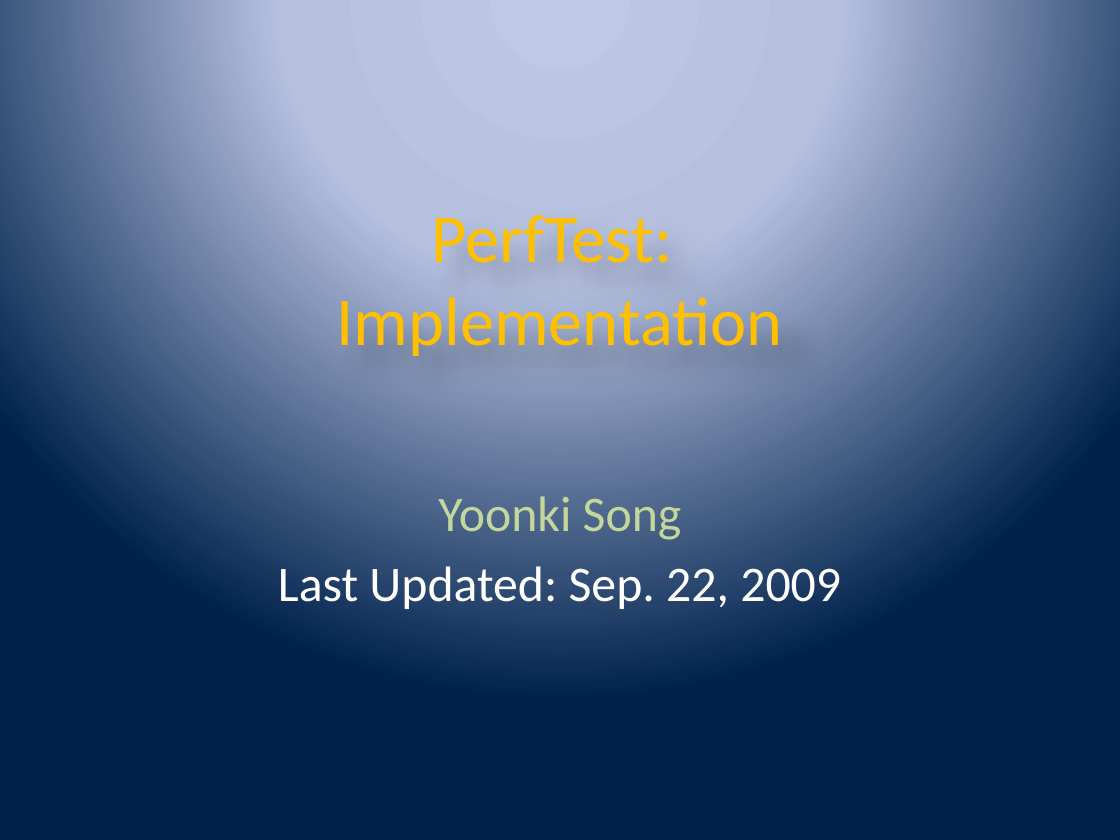
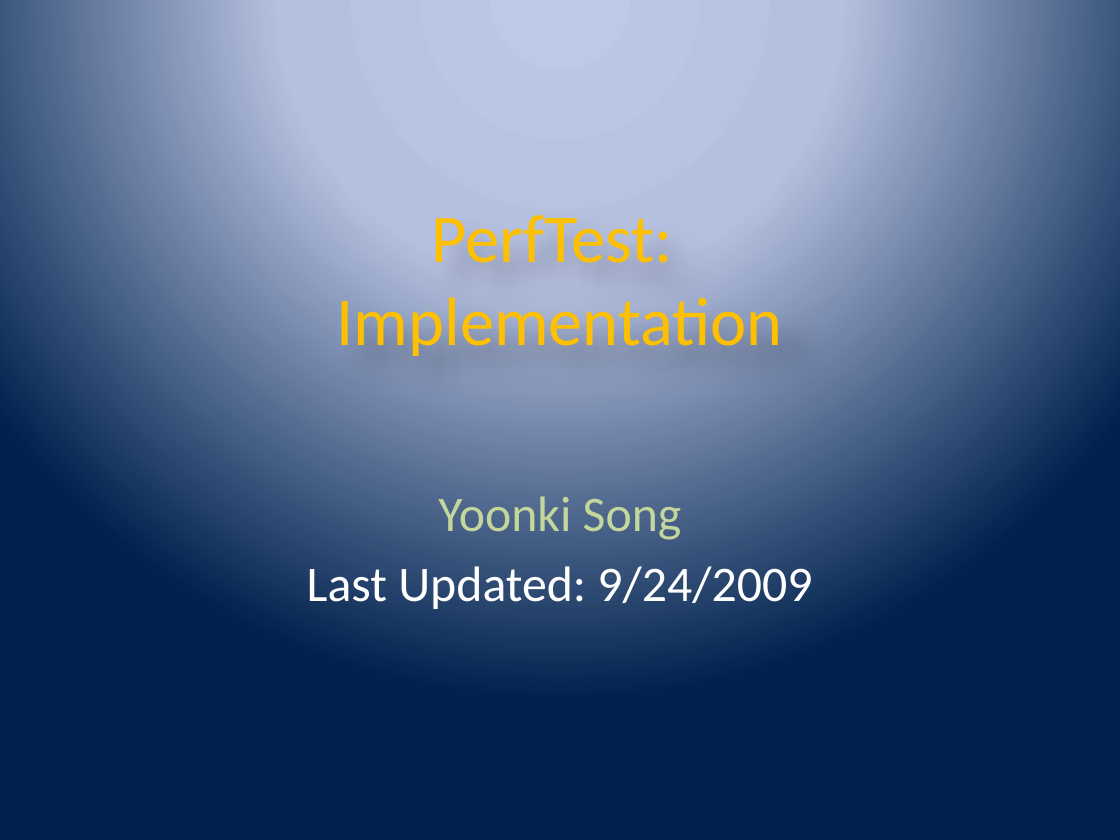
Before and after one commit to wsgan001/asegrp, a slide deck: slide 1 of papers/DRCPA/docs/PerfTest - Implementation.pptx. Drawn at 1120x840 pixels with LibreOffice and Linux fonts; fonts in the diff are those of the drawing. Boxes give left, top, right and bottom in pixels: in the first picture for what was removed or moved away, otherwise in the second. Text is boxed around its words. In the diff, an @@ line names an element or a change of style, - is before the commit and + after.

```diff
--- a/papers/DRCPA/docs/PerfTest - Implementation.pptx
+++ b/papers/DRCPA/docs/PerfTest - Implementation.pptx
@@ subtitle at <box>307,566,812,609</box>: text changed @@
-Last Updated: Sep. 22, 2009
+Last Updated: 9/24/2009
```
Also in this commit, not shown: 3 other files.
